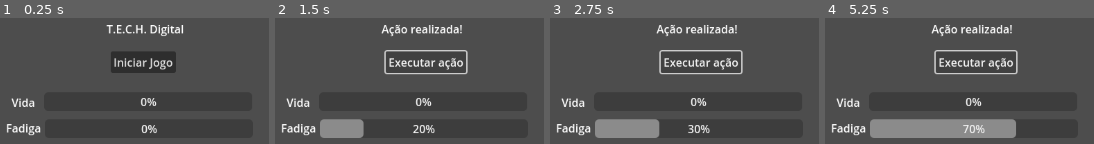
Above: before the commit, frames 1-4 (left to right).
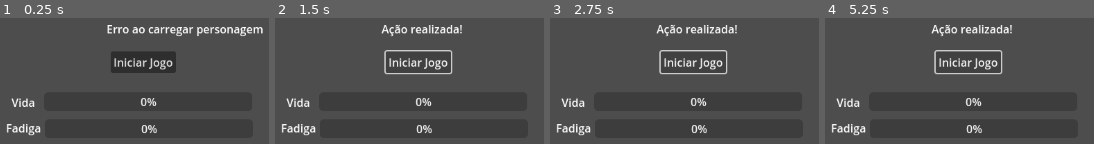
Above: after the commit, the same moments.

Repository: Tiagoribeirorp/TECH-Digital
Game: Godot game, scene res://main.tscn
Same seed, same stepped clock (60 frames per second), same inputs: the game is played once before the commit and once after it.
Inputs:
- Up to frame 1 (0.25 s): no input
- Up to frame 2 (1.5 s): click "Iniciar Jogo" at 0.5 s; click "Executar ação" (after the commit: "Iniciar Jogo") at 1.25 s
- Up to frame 3 (2.75 s): click "Executar ação" (after the commit: "Iniciar Jogo") at 2 s
- Up to frame 4 (5.25 s): click "Executar ação" (after the commit: "Iniciar Jogo") at 2.75 s; tap Enter at 3.5, 5 s; tap Space at 4.25 s

The runs differ from the first frame. In frame 1, 2.4% of the frame differs, in the area x 39-98%, y 5-15%; in frame 2, 4.4%; in frame 3, 5.5%; in frame 4, 9.7%, in the area x 16-72%, y 25-96%.

Commit message:
Add character loading functionality and initial character state definitions

Diff:
--- a/godot/tech-digital/main.gd
+++ b/godot/tech-digital/main.gd
@@ -4,9 +4,65 @@
 @onready var start_button: Button = $Button
 @onready var vida_bar: ProgressBar = $VidaBar
 @onready var fadiga_bar: ProgressBar = $FadigaBar
+@onready var vida_label: Label = $VidaLabel
+@onready var fadiga_label: Label = $FadigaLabel
+
+
+func _ready() -> void:
+	load_character_from_engine()
+
+
+func load_character_from_engine() -> void:
+	var bridge_path := ProjectSettings.globalize_path(
+		"res://../../engine/rpg/bridge.py"
+	)
+
+	var output: Array = []
+	var exit_code := OS.execute(
+		"python",
+		[bridge_path],
+		output,
+		true
+	)
+
+	if exit_code != 0:
+		title_label.text = "Erro ao carregar personagem"
+		print("Erro ao executar RPG Engine. Código: ", exit_code)
+		print("Saída: ", output)
+		return
+
+	if output.is_empty():
+		title_label.text = "Engine não retornou dados"
+		return
+
+	var json_text: String = str(output[0]).strip_edges()
+	var json := JSON.new()
+
+	if json.parse(json_text) != OK:
+		title_label.text = "Erro ao interpretar dados do Engine"
+		print("JSON recebido: ", json_text)
+		return
+
+	var character: Dictionary = json.data
+
+	vida_bar.max_value = character["hp_max"]
+	vida_bar.value = character["hp"]
+
+	fadiga_bar.max_value = character["fatigue_max"]
+	fadiga_bar.value = character["fatigue"]
+
+	vida_label.text = "Vida: %d/%d" % [
+		character["hp"],
+		character["hp_max"]
+	]
+
+	fadiga_label.text = "Fadiga: %d/%d" % [
+		character["fatigue"],
+		character["fatigue_max"]
+	]
+
+	title_label.text = character["name"]
+
 
 func _on_button_pressed() -> void:
 	title_label.text = "Ação realizada!"
-	vida_bar.value = max(0, vida_bar.value - 10)
-	fadiga_bar.value = min(100, fadiga_bar.value + 10)
-	start_button.text = "Executar ação"
Not shown, added: engine/rpg/bridge.py
